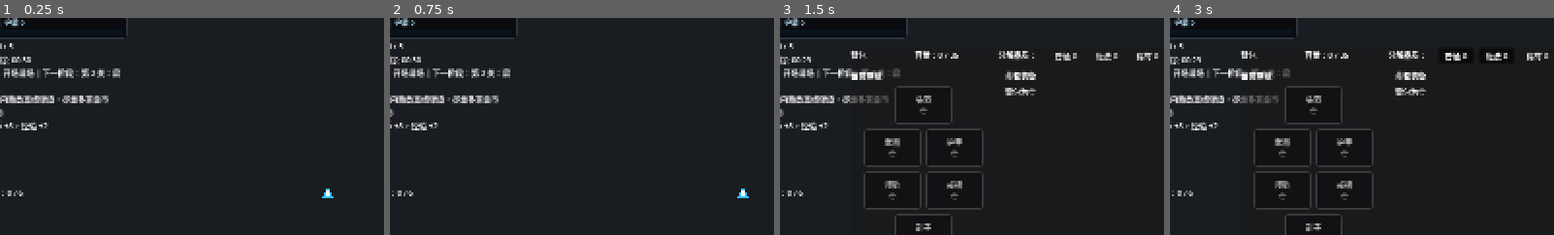
Above: before the commit, frames 1-4 (left to right).
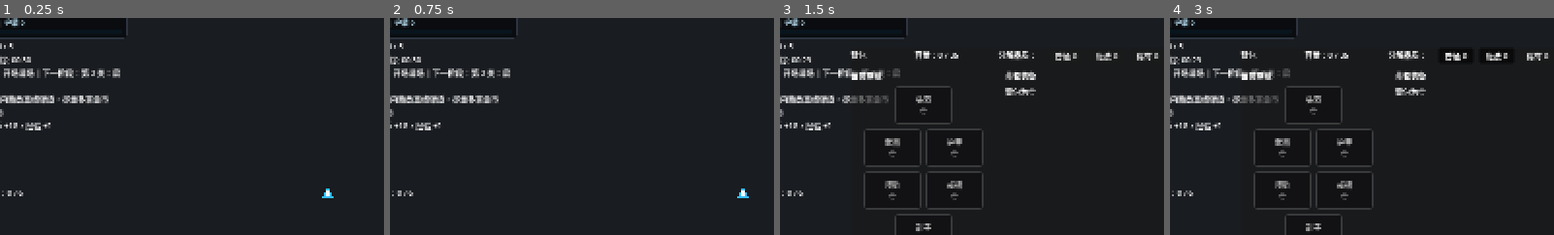
Above: after the commit, the same moments.

Repository: airisuzuki123/RogueLootPrototype
Game: Godot game, scene res://scenes/main.tscn
Same seed, same stepped clock (60 frames per second), same inputs: the game is played once before the commit and once after it.
Inputs (mouse positions are % of the whole screen's width and height, from its top left):
- Up to frame 1 (0.25 s): no input
- Up to frame 2 (0.75 s): tap Enter at 0.5, 0.6 s; move the mouse to (72, 45) at 0.52 s; hold D (move_right) from 0.53 s (still down); click (72, 45) at 0.67 s
- Up to frame 3 (1.5 s): move the mouse to (30, 55) at 1.27 s; release D (move_right) at 1.28 s; hold S (move_down) from 1.28 s (still down); tap B at 1.35 s
- Up to frame 4 (3 s): release S (move_down) at 2 s; click "普通 0" at 2 s; click "魔法 0" at 2.75 s
The pictures show only the part of the screen within x 8-58%, y 9-59%; the shares and areas given below are measured in that part.

The runs differ from the first frame. In frame 1, 0.2% of the frame differs, in the area x 2-14%, y 48-52%; in frame 2, 0.2%; in frame 3, 0.2%; in frame 4, 0.2%.

Commit message:
调整首关经济保底

Diff:
--- a/scripts/core/game_manager.gd
+++ b/scripts/core/game_manager.gd
@@ -82,7 +82,7 @@
 		"arena_pattern_interval": 0.0,
 		"goal": "在 30 秒内熟悉直线弹道，尽量多拿金币",
 		"kill_target": 8,
-		"reward_gold": 8,
+		"reward_gold": 18,
 		"reward_experience": 2,
 		"reward_heal": 0
 	},
--- /dev/null
+++ b/tools/stage5_economy_audit.gd
@@ -0,0 +1,177 @@
+extends SceneTree
+
+const GameManagerScript := preload("res://scripts/core/game_manager.gd")
+const SkillCatalog := preload("res://scripts/items/skill_catalog.gd")
+
+const REPORT_PATH := "res://docs/stage5-economy-audit.md"
+
+func _initialize() -> void:
+	var report := _build_report()
+	var file := FileAccess.open(REPORT_PATH, FileAccess.WRITE)
+	if file == null:
+		push_error("无法写入阶段 5 经济审计报告：%s" % REPORT_PATH)
+		quit(1)
+		return
+	file.store_string(report)
+	file.close()
+	print("已生成阶段 5 经济审计报告：%s" % REPORT_PATH)
+	quit()
+
+func _build_report() -> String:
+	var lines: Array[String] = []
+	lines.append("# 阶段 5 经济节奏审计报告")
+	lines.append("")
+	lines.append("本报告由 `tools/stage5_economy_audit.gd` 生成，用于检查 10 关短循环里关卡目标金币、清场奖金、商店价格和刷新费用的关系。")
+	lines.append("")
+	lines.append("## 统计口径")
+	lines.append("")
+	lines.append("- 确定性金币：只统计达成关卡击杀目标后的金币奖励。")
+	lines.append("- 满额金币：确定性金币 + 每关清场奖金上限。")
+	lines.append("- 不统计随机击杀金币、装备分解、金币获取词缀和事件奖励，因为这些不能作为购买保底。")
+	lines.append("- 商店价格按关卡完成数计算，刷新费用按本次商店内第 1/2/3 次刷新列出。")
+	lines.append("")
+	_append_summary(lines)
+	lines.append("")
+	_append_stage_table(lines)
+	lines.append("")
+	_append_shop_table(lines)
+	while not lines.is_empty() and str(lines[-1]).is_empty():
+		lines.pop_back()
+	return "\n".join(lines) + "\n"
+
+func _append_summary(lines: Array[String]) -> void:
+	var first_skill_stage := -1
+	var first_equipment_stage := -1
+	var cumulative_reward := 0
+	for index in range(GameManagerScript.RUN_PHASES.size()):
+		var completed_stage := index + 1
+		var phase: Dictionary = GameManagerScript.RUN_PHASES[index]
+		cumulative_reward += int(phase.get("reward_gold", 0))
+		if completed_stage >= GameManagerScript.STAGE_COUNT:
+			continue
+		var price_summary := _get_shop_price_summary(completed_stage)
+		if first_skill_stage < 0 and cumulative_reward >= int(price_summary.get("skill_min", 0)):
+			first_skill_stage = completed_stage
+		if first_equipment_stage < 0 and cumulative_reward >= int(price_summary.get("gear_min", 0)):
+			first_equipment_stage = completed_stage
+	lines.append("## 结论摘要")
+	lines.append("")
+	lines.append("- 仅靠确定性金币，首次可购买最低价技能的商店：第 %d 关后。" % first_skill_stage)
+	lines.append("- 仅靠确定性金币，首次可购买最低价装备/工具的商店：第 %d 关后。" % first_equipment_stage)
+	if first_skill_stage <= 1:
+		lines.append("- 第 1 关后确定性金币已经覆盖最低价技能，首个商店可以稳定产生一次技能购买决策。")
+	else:
+		lines.append("- 第 1 关后确定性金币少于最低价技能，早期是否能购买主要依赖超额击杀、随机金币或分解装备。")
+		lines.append("- 如果希望第 1 个商店稳定产生技能选择，应提高第 1 关目标奖励或降低绿色技能的早期价格。")
+
+func _append_stage_table(lines: Array[String]) -> void:
+	lines.append("## 关卡收入")
+	lines.append("")
+	lines.append("| 关卡 | 击杀目标 | 目标金币 | 累计确定性金币 | 满额金币上限 | 刷怪理论上限 |")
+	lines.append("|---:|---:|---:|---:|---:|---:|")
+	var cumulative_reward := 0
+	var cumulative_max := 0
+	for index in range(GameManagerScript.RUN_PHASES.size()):
+		var stage_number := index + 1
+		var phase: Dictionary = GameManagerScript.RUN_PHASES[index]
+		var reward_gold := int(phase.get("reward_gold", 0))
+		cumulative_reward += reward_gold
+		cumulative_max += reward_gold + GameManagerScript.OVERKILL_BONUS_CAP
+		lines.append("| %d | %d | %d | %d | %d | %d |" % [
+			stage_number,
+			int(phase.get("kill_target", 0)),
+			reward_gold,
+			cumulative_reward,
+			cumulative_max,
+			_estimate_spawn_capacity(phase)
+		])
+
+func _append_shop_table(lines: Array[String]) -> void:
+	lines.append("## 关间商店价格")
+	lines.append("")
+	lines.append("| 商店 | 确定性预算 | 满额预算 | 生存最低 | 装备/工具最低 | 技能最低 | 技能中位 | 第1/2/3次刷新 |")
+	lines.append("|---:|---:|---:|---:|---:|---:|---:|---|")
+	var cumulative_reward := 0
+	var cumulative_max := 0
+	for index in range(GameManagerScript.RUN_PHASES.size() - 1):
+		var completed_stage := index + 1
+		var phase: Dictionary = GameManagerScript.RUN_PHASES[index]
+		cumulative_reward += int(phase.get("reward_gold", 0))
+		cumulative_max += int(phase.get("reward_gold", 0)) + GameManagerScript.OVERKILL_BONUS_CAP
+		var price_summary := _get_shop_price_summary(completed_stage)
+		lines.append("| 第 %d 关后 | %d | %d | %d | %d | %d | %d | %s |" % [
+			completed_stage,
+			cumulative_reward,
+			cumulative_max,
+			int(price_summary.get("survival_min", 0)),
+			int(price_summary.get("gear_min", 0)),
+			int(price_summary.get("skill_min", 0)),
+			int(price_summary.get("skill_median", 0)),
+			_format_refresh_costs(completed_stage)
+		])
+
+func _get_shop_price_summary(completed_stage: int) -> Dictionary:
+	var skill_costs: Array[int] = []
+	for offer in SkillCatalog.get_shop_skill_offers(completed_stage):
+		skill_costs.append(int(offer.get("cost", 0)))
+	var survival_costs := [12 + completed_stage * 2, 14 + completed_stage * 2]
+	if _is_special_prep_shop(completed_stage + 1):
+		survival_costs.append(18 + completed_stage * 2)
+	var gear_costs := [18 + completed_stage * 3]
+	if completed_stage >= 4:
+		gear_costs.append(20 + completed_stage * 2)
+	if _is_boss_or_final_prep_shop(completed_stage + 1):
+		gear_costs.append(28 + completed_stage * 3)
+		gear_costs.append(24 + completed_stage * 2)
+	return {
+		"skill_min": _min_int(skill_costs),
+		"skill_median": _median_int(skill_costs),
+		"survival_min": _min_int(survival_costs),
+		"gear_min": _min_int(gear_costs)
+	}
+
+func _estimate_spawn_capacity(phase: Dictionary) -> int:
+	var duration := float(phase.get("duration", 30.0))
+	var interval := maxf(0.1, float(phase.get("spawn_interval", 1.0)))
+	var count := maxi(1, int(phase.get("spawn_count", 1)))
+	return int(floor(duration / interval)) * count
+
+func _format_refresh_costs(completed_stage: int) -> String:
+	var costs: Array[String] = []
+	for refresh_count in range(3):
+		var stage_surcharge := int(floor(float(completed_stage) / 2.0))
+		var cost := GameManagerScript.SHOP_REFRESH_BASE_COST + stage_surcharge + refresh_count * 5
+		costs.append(str(cost))
+	return " / ".join(costs)
+
+func _is_special_prep_shop(next_stage: int) -> bool:
+	return _is_encounter_stage(next_stage) or next_stage >= GameManagerScript.STAGE_COUNT
+
+func _is_boss_or_final_prep_shop(next_stage: int) -> bool:
+	if next_stage >= GameManagerScript.STAGE_COUNT:
+		return true
+	for encounter in GameManagerScript.ENCOUNTER_SCHEDULE:
+		if int(encounter.get("stage_index", -1)) == next_stage and str(encounter.get("kind", "")) == "boss":
+			return true
+	return false
+
+func _is_encounter_stage(stage_number: int) -> bool:
+	for encounter in GameManagerScript.ENCOUNTER_SCHEDULE:
+		if int(encounter.get("stage_index", -1)) == stage_number:
+			return true
+	return false
+
+func _min_int(values: Array) -> int:
+	if values.is_empty():
+		return 0
+	var result := int(values[0])
+	for value in values:
+		result = mini(result, int(value))
+	return result
+
+func _median_int(values: Array[int]) -> int:
+	if values.is_empty():
+		return 0
+	var sorted := values.duplicate()
+	sorted.sort()
+	return int(sorted[int(floor(float(sorted.size() - 1) / 2.0))])
Not shown, changed: README.md
Not shown, changed: docs/design.md
Not shown, changed: docs/stage-plan.md
Not shown, added: docs/stage5-economy-audit.md
